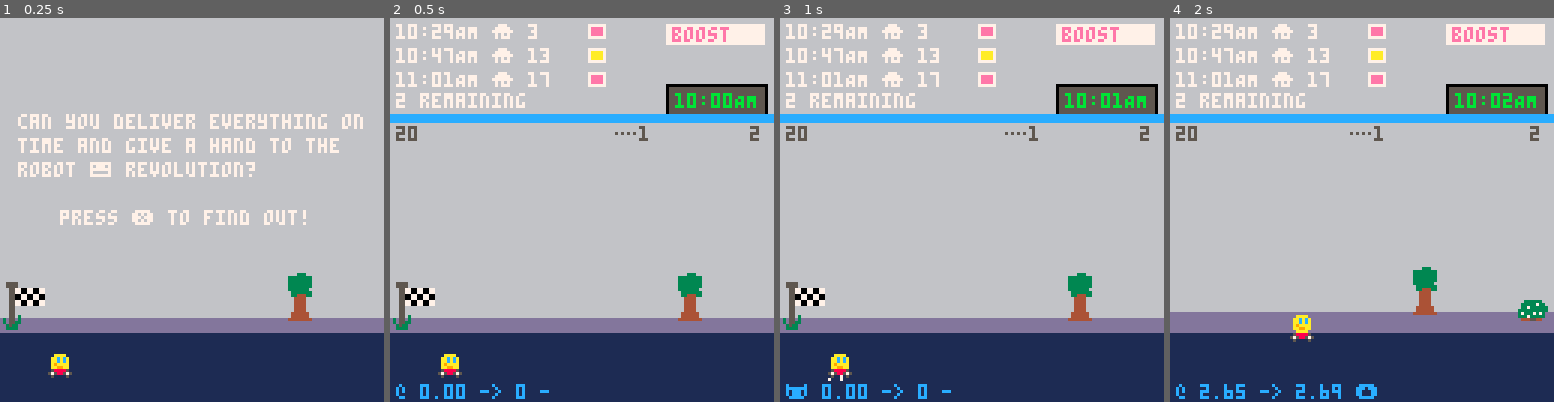
Above: before the commit, frames 1-4 (left to right).
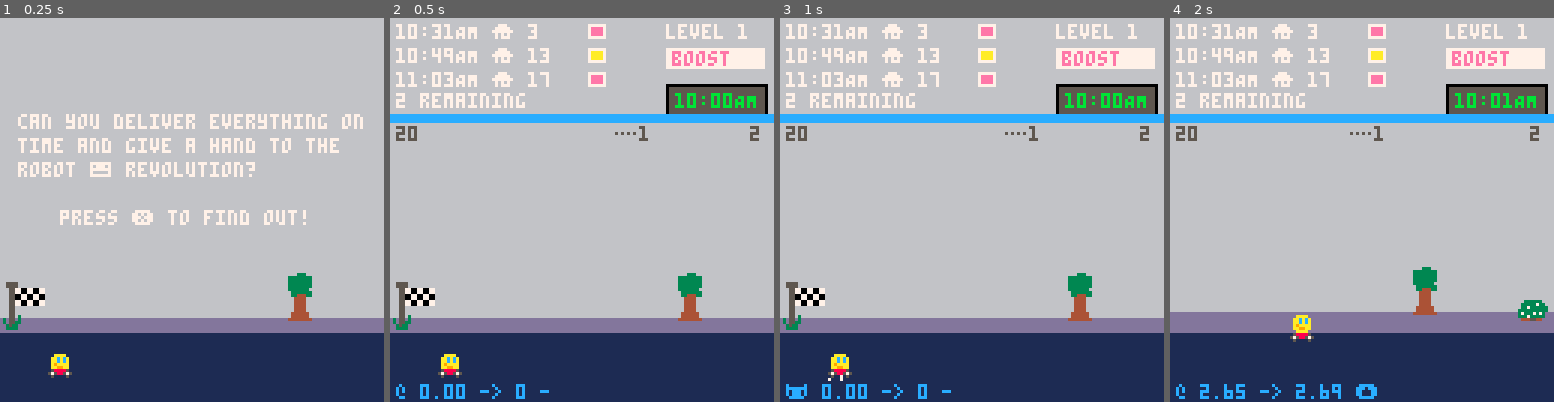
Above: after the commit, the same moments.

Repository: broquaint/pico8-carts
Game: PICO-8 cartridge racer.p8
The game is run twice, just before and just after one commit, with the same random seed, the same clock (stepped at 60 frames per second) and the same inputs.
Inputs:
- Up to frame 1 (0.25 s): no input
- Up to frame 2 (0.5 s): tap X (X key) at 0.33 s
- Up to frame 3 (1 s): tap O (Z key) at 0.7 s
- Up to frame 4 (2 s): tap X (X key) at 1.07, 1.85 s; hold Right from 1.6 s (still down); tap O (Z key) at 1.7 s

Frame 1 is identical in both runs. In frame 2, 2.7% of the frame differs, in the area x 10-98%, y 1-18%; in frame 3, 2.8%, in the area x 10-98%, y 1-23%; in frame 4, 2.8%.

Commit message:
Add levels
Also meant moving away from t() from time tracking. Not sure if it's
fun yet, but it's more content!

Diff:
--- a/racer.p8
+++ b/racer.p8
@@ -97,10 +97,36 @@
 }
 
 function _init()
-   init_game()
-end
-
-function init_game()
+   init_game(levels[current_level])
+end
+
+function make_level(len, start, count, gap)
+   return {
+      length = g_section_size * len,
+      complete_at = false,
+      scene_map = {},
+      t = start,
+      delivery_time = start + gap, -- change as deliveries are added
+      prompt_for_help = true,
+      will_help = false,
+      delivery_count = count,
+      delivery_gap = gap,
+      lhs = g_edge_lhs,
+      delivery_id = 1,
+   }
+end
+
+levels = {
+   make_level(20, 600,  5,  12),
+   make_level(25, 700,  7,  12),
+   make_level(30, 800,  9,  11),
+   make_level(35, 900,  11, 10),
+   make_level(40, 1000, 13, 10),
+}
+
+current_level = 1
+
+function init_game(lvl)
    car = {
       absolute_x = 16,
       x = 16,
@@ -124,16 +150,8 @@
       at_hypot = 0,
    }
 
-   level = {
-      length = g_section_size * 20,
-      complete_at = false,
-      scene_map = {},
-      start_time = 600, -- doesn't change
-      delivery_time = 610, -- change as deliveries are added
-      prompt_for_help = true,
-      will_help = false,
-      delivery_count = 5
-   }
+   -- For easy of use everywhere else.
+   level = lvl
 
    scene = { make_bg_spr(spr_flag, { 0, 88 }) }
 
@@ -286,13 +304,13 @@
 
    track_scene_obj(del_x)
 
-   level.delivery_time += (12 + randx(7))
+   level.delivery_time += (level.delivery_gap + randx(7))
    local delivery = make_obj(
       {del_x, loc.y_pos},
       {
          location=loc,
          width=loc.spr[3],
-         id=delivery_id,
+         id=level.delivery_id,
          section=sec,
          due=level.delivery_time,
          delivered=false
@@ -302,15 +320,13 @@
    return delivery
 end
 
-delivery_id = 1
 function add_delivery(deliveries, del)
-   deliveries[delivery_id] = del
-   delivery_id += 1
+   deliveries[level.delivery_id] = del
+   level.delivery_id += 1
 end
 
 function generate_deliveries()
    local deliveries = {}
-   -- TODO The number of deliveries needs to be more dynamic.
    for _ = 1, level.delivery_count do
       local new_del = make_delivery(deliveries)
       add_delivery(deliveries, new_del)
@@ -564,7 +580,8 @@
          sfx(1)
       end
    elseif game_state == game_state_level_done and btnp(b_x) then
-      init_game()
+      current_level += 1
+      init_game(levels[current_level])
       music(0)
       game_state = game_state_delivering
    end
@@ -625,13 +642,13 @@
    track_car()
 
    local next_pos = car.x + car.speed
-   if next_pos > g_edge_lhs and next_pos < g_edge_rhs then
+   if next_pos > level.lhs and next_pos < g_edge_rhs then
       car.x += car.speed
       -- TODO Don't update what ought to be a constant!
-      g_edge_lhs += 1
+      level.lhs += 1
    elseif next_pos > g_edge_rhs then
       car.x = g_edge_rhs
-      g_edge_lhs = g_edge_rhs
+      level.lhs = g_edge_rhs
    end
 
    local p = on_platform()
@@ -727,7 +744,7 @@
       if not del.delivered and ((cx1 > dx0 and cx1 < dx1) or (cx0 < dx1 and cx0 > dx0)) then
          delivering = true
          if car.del_start == 0 then
-            car.del_start = t()
+            car.del_start = level.t
             local del_count = count(level.deliveries, function(d) return d.delivered end) + 1
             local del_sfx = 14
             if del_count == #level.deliveries then
@@ -750,13 +767,13 @@
                level.will_help = false
             end
          end
-         if t() - car.del_start > g_del_time then
+         if level.t - car.del_start > g_del_time then
             del.delivered = true
-            del.done_at = t() + level.start_time
+            del.done_at = level.t
             car.del_start = 0
             local del_count = count(level.deliveries, function(d) return d.delivered end)
             if #level.deliveries == del_count then
-               level.complete_at = t()
+               level.complete_at = level.t
                game_state = game_state_level_done
             end
             return
@@ -782,6 +799,8 @@
          DEBUG = not DEBUG
          DEBUG_GFX = not DEBUG_GFX
       end
+
+      level.t += 1/30
    elseif game_state == game_state_menu then
       if btnp(b_x) then
          game_state = game_state_delivering
@@ -972,7 +991,8 @@
 end
 
 function draw_ewe_ai()
-   local by = 2
+   print('level ' .. current_level, 92, 2, white)
+   local by = 10
    rectfill(92, by, 124, by+6, white)
    if car.boost_meter > 0 then
       rectfill(92, by, 92 + car.boost_meter, by+6, orange)
@@ -982,13 +1002,14 @@
    end
 
    if car.del_start > 0 and not in_air() then
-      print('⬇️ ' .. nice_pos(g_del_time - (t() - car.del_start)), 72, 122, azure)
+      print('⬇️ ' .. nice_pos(g_del_time - (level.t - car.del_start)), 72, 122, azure)
    end
 
    rectfill(92, 22, 125, 31, black)
    rectfill(93, 23, 124, 31, dim_grey)
-   local t_offset = t() + level.start_time
+   local t_offset = game_state == game_state_delivering and level.t or level.complete_at
    print(clock_time(t_offset), 95, 25, lime)
+
    local del_offset = 0
    for d in all(level.deliveries) do
       if not d.delivered and del_offset < 3 then
